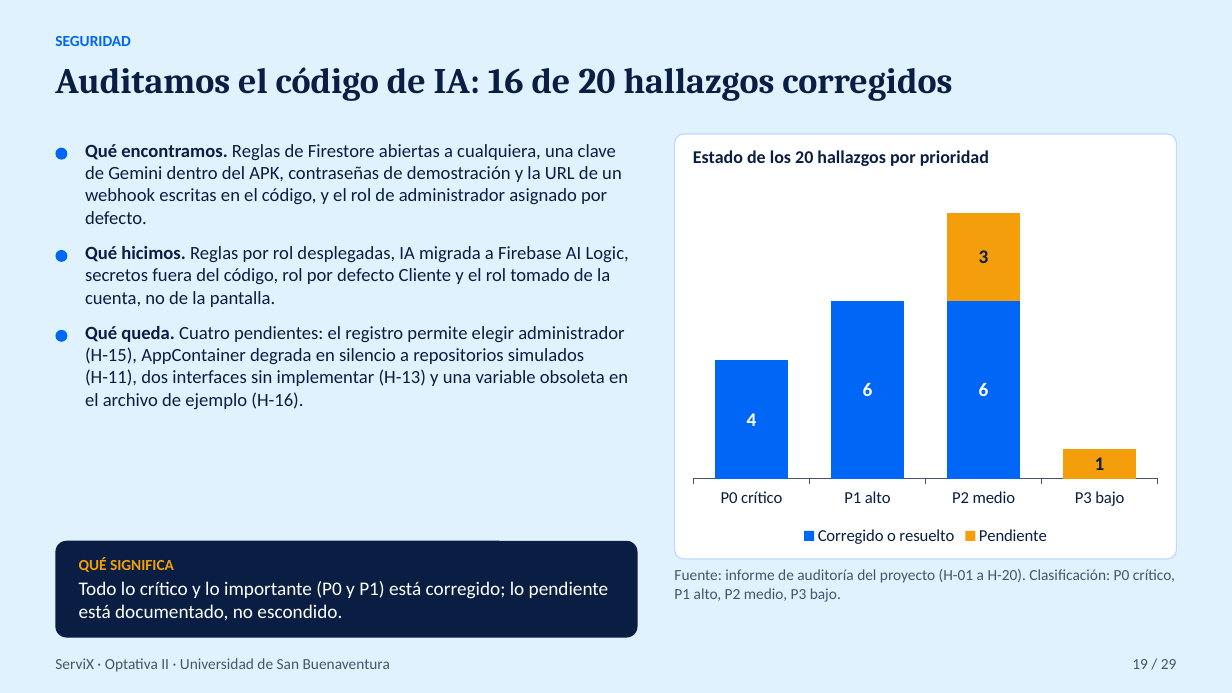
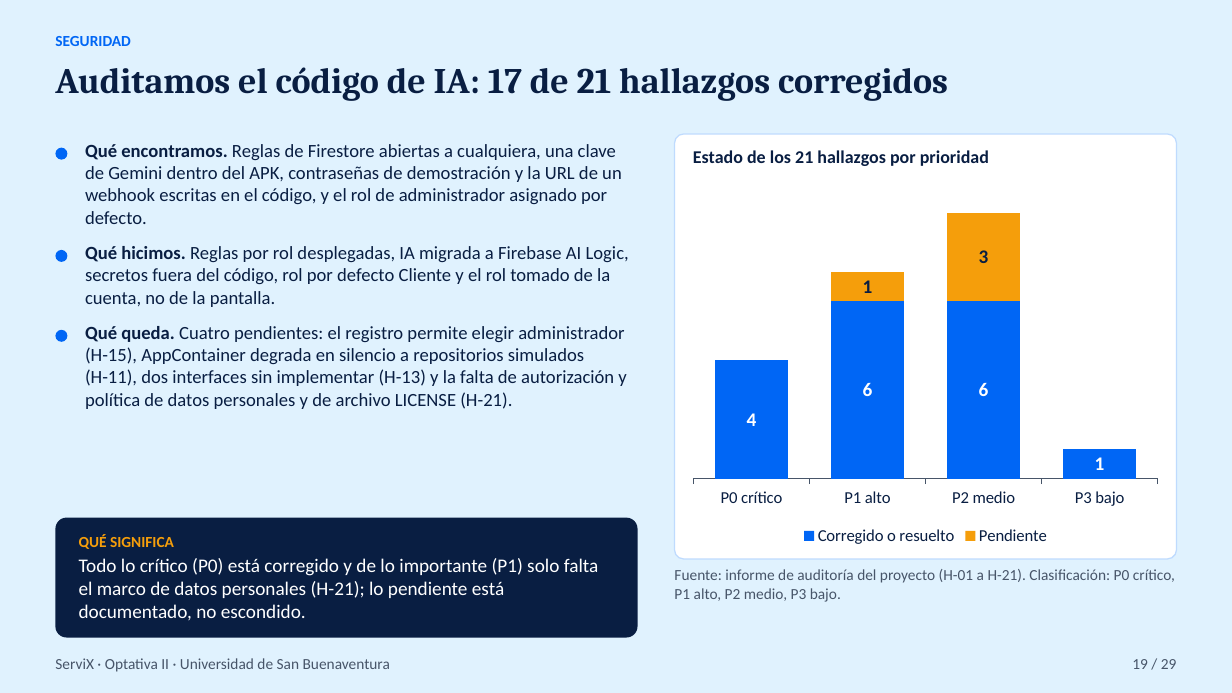
Before and after one commit to JuanXD2201/ServiX, a slide deck: slide 19 of DOCUMENTACION_SERVIX/08_Presentacion/Presentacion_ServiX.pptx. Drawn at 1232x693 pixels with LibreOffice and Linux fonts; fonts in the diff are those of the drawing. Boxes give left, top, right and bottom in pixels: in the first picture for what was removed or moved away, otherwise in the second. Text is boxed around its words. In the diff, an @@ line names an element or a change of style, - is before the commit and + after.

```diff
--- a/DOCUMENTACION_SERVIX/08_Presentacion/Presentacion_ServiX.pptx
+++ b/DOCUMENTACION_SERVIX/08_Presentacion/Presentacion_ServiX.pptx
@@ text at box(55, 67, 948, 101): text changed @@
-Auditamos el código de IA: 16 de 20 hallazgos corregidos
+Auditamos el código de IA: 17 de 21 hallazgos corregidos
@@ column stacked chart at box(684, 176, 1167, 550) @@
@@ Corregido o resuelto, P3 bajo: - to 1 @@
@@ Pendiente, P1 alto: - to 1 @@
@@ Pendiente, P3 bajo: 1 to - @@
@@ text at box(693, 150, 989, 166): text changed @@
-Estado de los 20 hallazgos por prioridad
+Estado de los 21 hallazgos por prioridad
@@ text at box(85, 326, 626, 409): text changed @@
-Qué queda. Cuatro pendientes: el registro permite elegir administrador (H-15), AppContainer degrada en silencio a repositorios simulados (H-11), dos interfaces sin implementar (H-13) y una variable obsoleta en el archivo de ejemplo (H-16).
+Qué queda. Cuatro pendientes: el registro permite elegir administrador (H-15), AppContainer degrada en silencio a repositorios simulados (H-11), dos interfaces sin implementar (H-13) y la falta de autorización y política de datos personales y de archivo LICENSE (H-21).
@@ rounded rectangle: place and size @@
-rounded rectangle at box(55, 541, 638, 638)
+rounded rectangle at box(55, 518, 638, 638)
@@ rounded rectangle at box(55, 518, 638, 638): proportions changed @@
@@ text "QUÉ SIGNIFICA": place and size @@
-text "QUÉ SIGNIFICA" at box(79, 557, 609, 621)
+text "QUÉ SIGNIFICA" at box(79, 534, 599, 621)
@@ text at box(79, 558, 599, 621): text changed @@
-Todo lo crítico y lo importante (P0 y P1) está corregido; lo pendiente está documentado, no escondido.
+Todo lo crítico (P0) está corregido y de lo importante (P1) solo falta el marco de datos personales (H-21); lo pendiente está documentado, no escondido.
@@ text at box(674, 569, 1175, 602): text changed @@
-Fuente: informe de auditoría del proyecto (H-01 a H-20). Clasificación: P0 crítico, P1 alto, P2 medio, P3 bajo.
+Fuente: informe de auditoría del proyecto (H-01 a H-21). Clasificación: P0 crítico, P1 alto, P2 medio, P3 bajo.
```
Also in this commit, not shown: 1 other slide changed, 21 other files.
